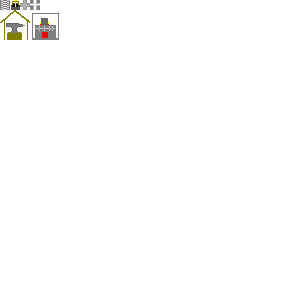
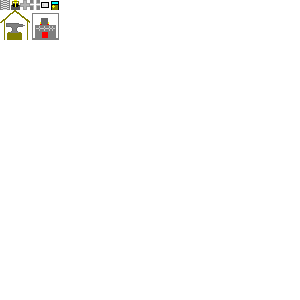
Layered file, before and after one edit (300 × 300). Changes by layer:
added layer "Door" above "Bed" over [left=51, top=1, right=59, bottom=10]
added layer "Bed" above "constructions" over [left=41, top=2, right=49, bottom=8]
